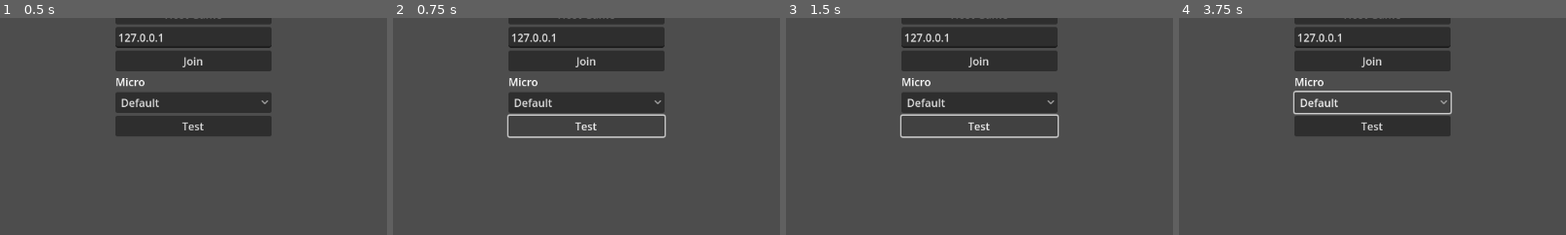
Above: before the commit, frames 1-4 (left to right).
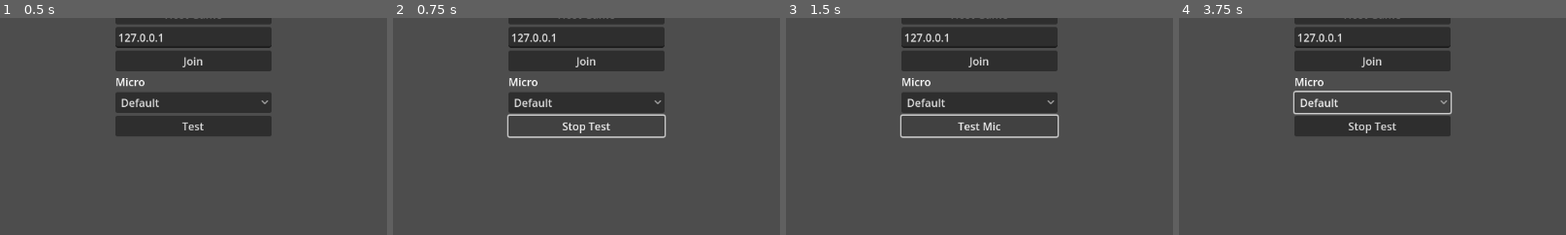
Above: after the commit, the same moments.

Repository: NHerreroo/VoiceActorGame
Game: Godot game, scene res://scenes/Main.tscn
Same seed, same stepped clock (60 frames per second), same inputs: the game is played once before the commit and once after it.
Inputs:
- Up to frame 1 (0.5 s): no input
- Up to frame 2 (0.75 s): click "Test" at 0.5 s
- Up to frame 3 (1.5 s): click "Test" (after the commit: "Stop Test") at 1.25 s
- Up to frame 4 (3.75 s): click "Test" (after the commit: "Test Mic") at 2 s; click "Default" at 2.75 s; click "Default" at 3.5 s
The pictures show only the part of the screen within x 21-71%, y 31-81%; the shares and areas given below are measured in that part.

Frame 1 is identical in both runs. In frame 2, 0.3% of the frame differs, in the area x 43-57%, y 48-54%; in frame 3, 0.2%; in frame 4, 0.3%.

Commit message:
voy a ser millonario

Diff:
--- a/scripts/lobby.gd
+++ b/scripts/lobby.gd
@@ -1,34 +1,41 @@
 extends Control
 
-@onready var ip_input = $VBoxContainer/IPInput
-@onready var start_button = $VBoxContainer/StartButton
+# ----------------------------------------
+# UI
+# ----------------------------------------
+
+@onready var ip_input: LineEdit = $VBoxContainer/IPInput
+@onready var start_button: Button = $VBoxContainer/StartButton
 
 @onready var mic_selector: OptionButton = $VBoxContainer/MicOptionButton
-@onready var test_mic_button: Button = $VBoxContainer/TestMicButton
-@onready var audio_player: AudioStreamPlayer = $VBoxContainer/AudioStreamPlayer
+@onready var test_button: Button = $VBoxContainer/TestMicButton
 
 @onready var mic_player: AudioStreamPlayer = $VBoxContainer/AudioStreamPlayer_Mic
-@onready var playback_player: AudioStreamPlayer = $VBoxContainer/AudioStreamPlayer_Play
+
+
+# ----------------------------------------
+# MIC TEST
+# ----------------------------------------
 
 var mic_stream: AudioStreamMicrophone
 var record_effect: AudioEffectRecord
-var recorded_audio: AudioStreamWAV
+var testing := false
 
-var mic_bus_index := -1
-var monitoring := false
 
+# ----------------------------------------
+# READY
+# ----------------------------------------
 
 func _ready():
 	start_button.visible = false
 	_setup_microphones()
 
-	mic_bus_index = AudioServer.get_bus_index("Mic")
+	var mic_bus_index = AudioServer.get_bus_index("Mic")
 	record_effect = AudioServer.get_bus_effect(mic_bus_index, 0)
 
 
-
 # ----------------------------------------
-# MICRÓFONOS
+# MIC SETUP
 # ----------------------------------------
 
 func _setup_microphones():
@@ -44,17 +51,26 @@
 
 	mic_selector.item_selected.connect(_on_mic_selected)
 
+
 func _on_mic_selected(index: int):
 	var device = mic_selector.get_item_text(index)
 	AudioServer.input_device = device
-	print("Mic activo:", device)
+
 
 # ----------------------------------------
-# TEST MIC
+# TEST MIC (TOGGLE)
 # ----------------------------------------
 
 func _on_test_mic_pressed():
-	print("🎤 TEST MIC INICIADO (habla ahora)")
+	if testing:
+		_stop_mic_test()
+	else:
+		_start_mic_test()
+
+
+func _start_mic_test():
+	testing = true
+	test_button.text = "Stop Test"
 
 	mic_stream = AudioStreamMicrophone.new()
 	mic_player.stream = mic_stream
@@ -62,45 +78,18 @@
 	record_effect.set_recording_active(true)
 	mic_player.play()
 
-	monitoring = true
-	_monitor_mic_level()
 
-	await get_tree().create_timer(3.0).timeout
+func _stop_mic_test():
+	testing = false
+	test_button.text = "Test Mic"
 
-	monitoring = false
 	mic_player.stop()
 	mic_player.stream = null
 	record_effect.set_recording_active(false)
 
-	print("🛑 TEST MIC FINALIZADO")
-
-func _monitor_mic_level():
-	if not monitoring:
-		return
-
-	var left_db = AudioServer.get_bus_peak_volume_left_db(mic_bus_index, 0)
-	var right_db = AudioServer.get_bus_peak_volume_right_db(mic_bus_index, 0)
-
-	# Convertimos dB a un valor más legible (0–100)
-	var level = int(clamp((left_db + 60) * 2, 0, 100))
-
-	# Barra visual por consola
-	var bars = int(level / 5)
-	var meter = "|".repeat(bars)
-
-	print("MIC LEVEL:", left_db, "dB ", meter)
-
-	await get_tree().create_timer(0.1).timeout
-	_monitor_mic_level()
-
-
-func _play_recording():
-	playback_player.stream = recorded_audio
-	playback_player.play()
-
 
 # ----------------------------------------
-# TU CÓDIGO ORIGINAL (SIN TOCAR)
+# MULTIPLAYER (TU CÓDIGO ORIGINAL)
 # ----------------------------------------
 
 func _on_host_button_pressed() -> void:
@@ -112,17 +101,18 @@
 	GameManager.room_code = "1234"
 	start_button.visible = true
 
+
 func _on_JoinButton_pressed():
 	var peer = ENetMultiplayerPeer.new()
 	peer.create_client(ip_input.text, 12345)
 	multiplayer.multiplayer_peer = peer
 
+
 func _on_StartButton_pressed():
-	print("START PULSADO (HOST)")
 	rpc("start_draw_phase")
+
 
 @rpc("any_peer", "call_local")
 func start_draw_phase():
-	print("CAMBIO A DRAW EN PEER:", multiplayer.get_unique_id())
 	GameManager.current_phase = GameManager.Phase.DRAW
 	get_tree().change_scene_to_file("res://scenes/DrawingRound.tscn")
